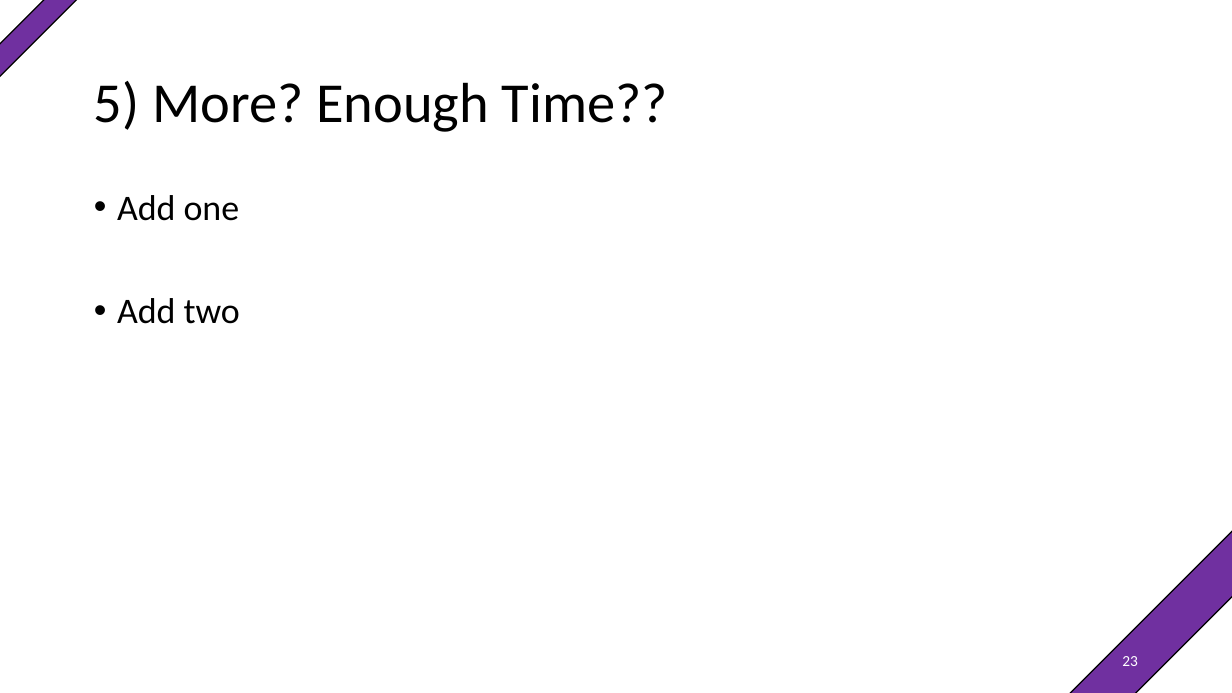
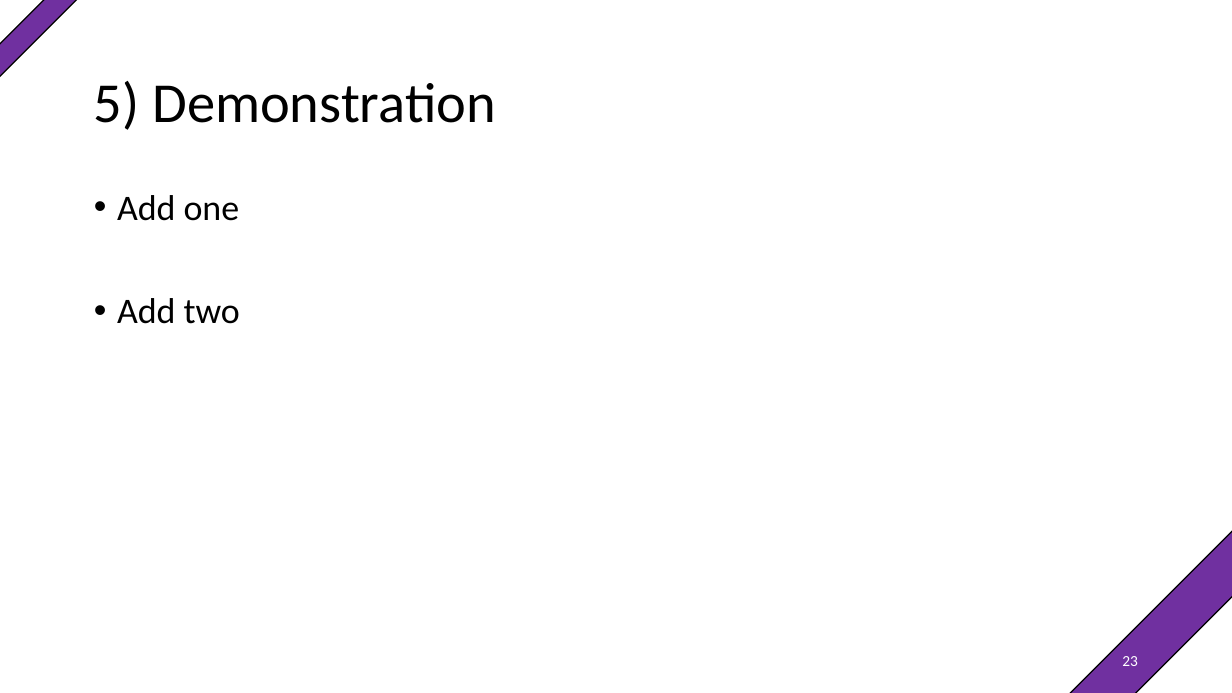
Before and after one commit to xHascox/Bakery, a slide deck: slide 23 of Presentation/Presentation Group 1_OS_Unifr.pptx. Drawn at 1232x693 pixels with LibreOffice and Linux fonts; fonts in the diff are those of the drawing. Boxes give left, top, right and bottom in pixels: in the first picture for what was removed or moved away, otherwise in the second. Text is boxed around its words. In the diff, an @@ line names an element or a change of style, - is before the commit and + after.

```diff
--- a/Presentation/Presentation Group 1_OS_Unifr.pptx
+++ b/Presentation/Presentation Group 1_OS_Unifr.pptx
@@ title at (x1=94, y1=81, x2=495, y2=130): text changed @@
-5) More? Enough Time??
+5) Demonstration
```
Also in this commit, not shown: 1 other slide changed.
